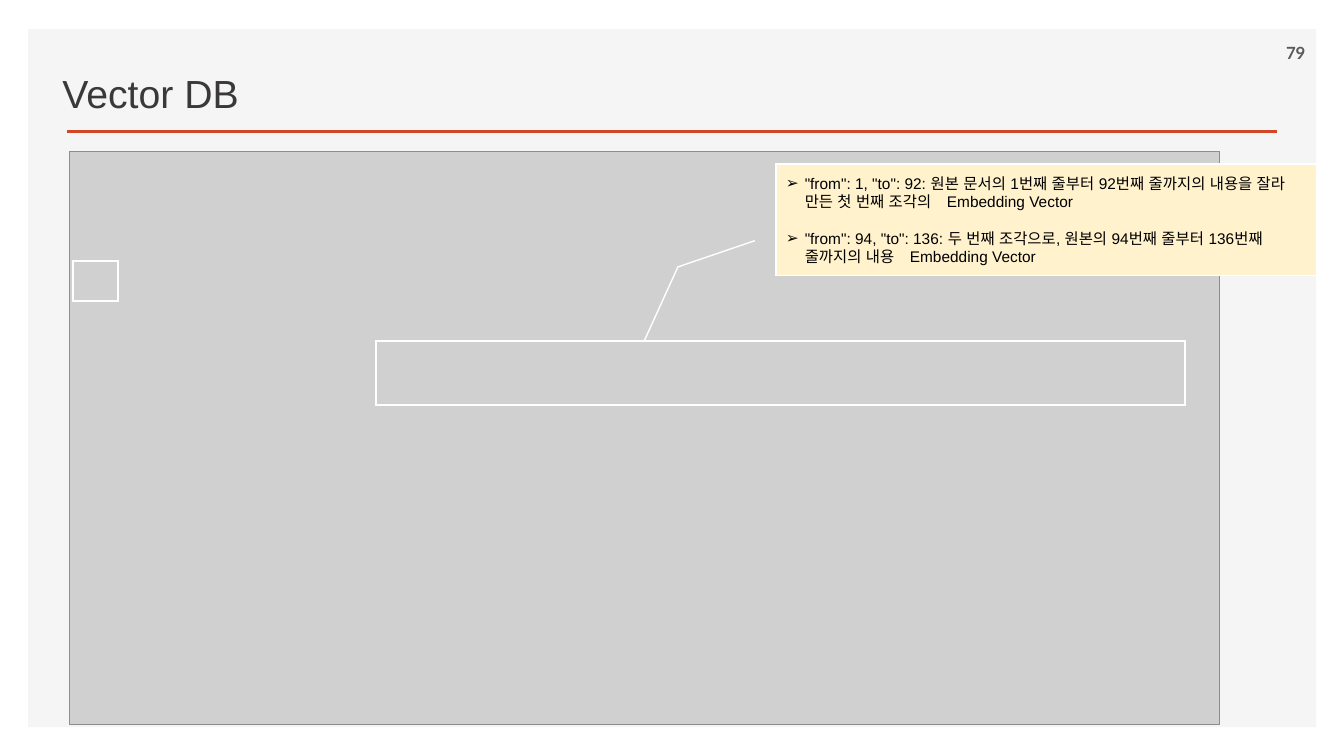
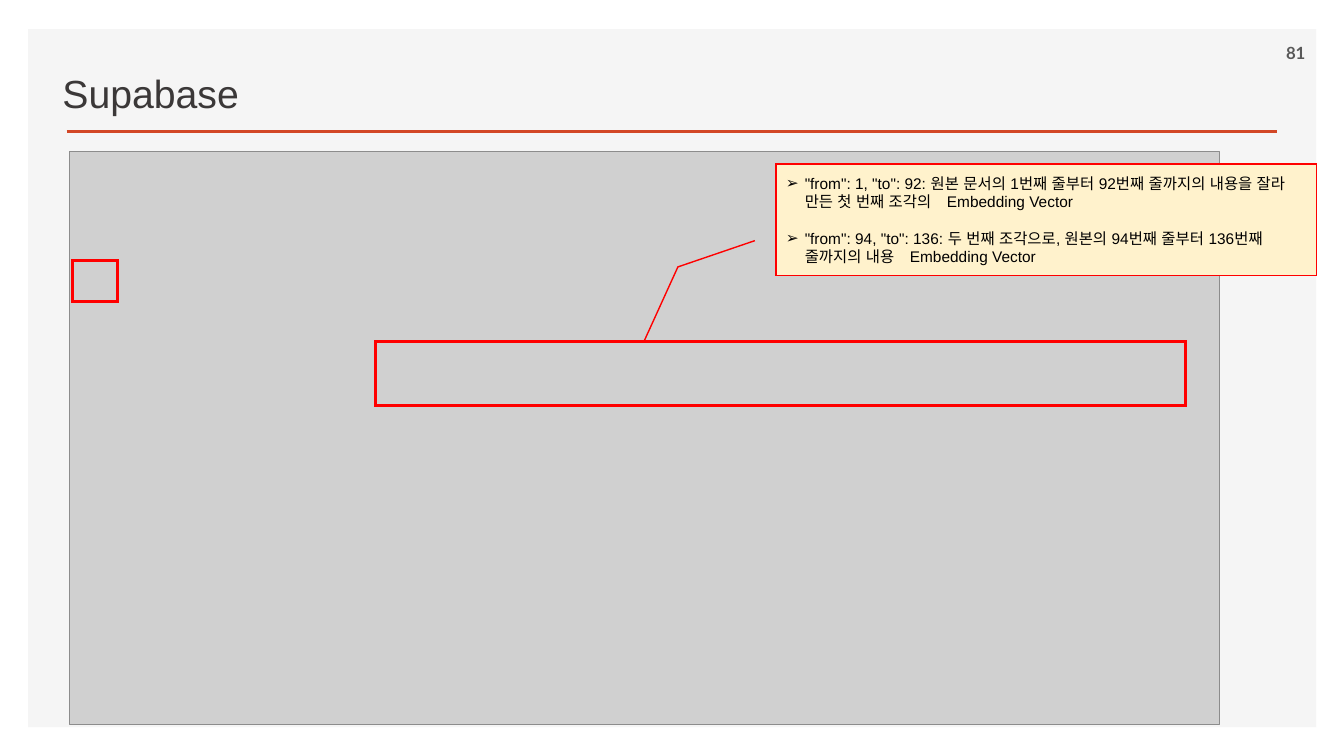
Before and after one commit to ancestor9/2026_Fall_AI-Workflow, a slide deck: slide 81 of PPTs/04_AI Workflow_n8n.pptx (slide 79 before the commit). Drawn at 1344x756 pixels with LibreOffice and Linux fonts; fonts in the diff are those of the drawing; grey boxes stand for pictures; background and template pictures are left out. Boxes give left, top, right and bottom in pixels: in the first picture for what was removed or moved away, otherwise in the second. Text is boxed around its words. In the diff, an @@ line names an element or a change of style, - is before the commit and + after.

```diff
--- a/PPTs/04_AI Workflow_n8n.pptx
+++ b/PPTs/04_AI Workflow_n8n.pptx
@@ page number at (x1=1286, y1=47, x2=1305, y2=59): text changed @@
-79
+81
@@ text at (x1=62, y1=79, x2=238, y2=116): text changed @@
-Vector DB
+Supabase
@@ border callout ""from": 1, "to": 92: 원본 ..." at (x1=776, y1=164, x2=1317, y2=276): outline #FFFFFF 1 pt to #FF0000 1 pt @@
@@ rectangle at (x1=73, y1=261, x2=118, y2=301): outline #FFFFFF 1.5 pt to #FF0000 2.25 pt @@
@@ rectangle at (x1=376, y1=342, x2=1186, y2=406): outline #FFFFFF 1.5 pt to #FF0000 2.25 pt @@
```
Also in this commit, not shown: 4 other slides changed, 1 slide added.
